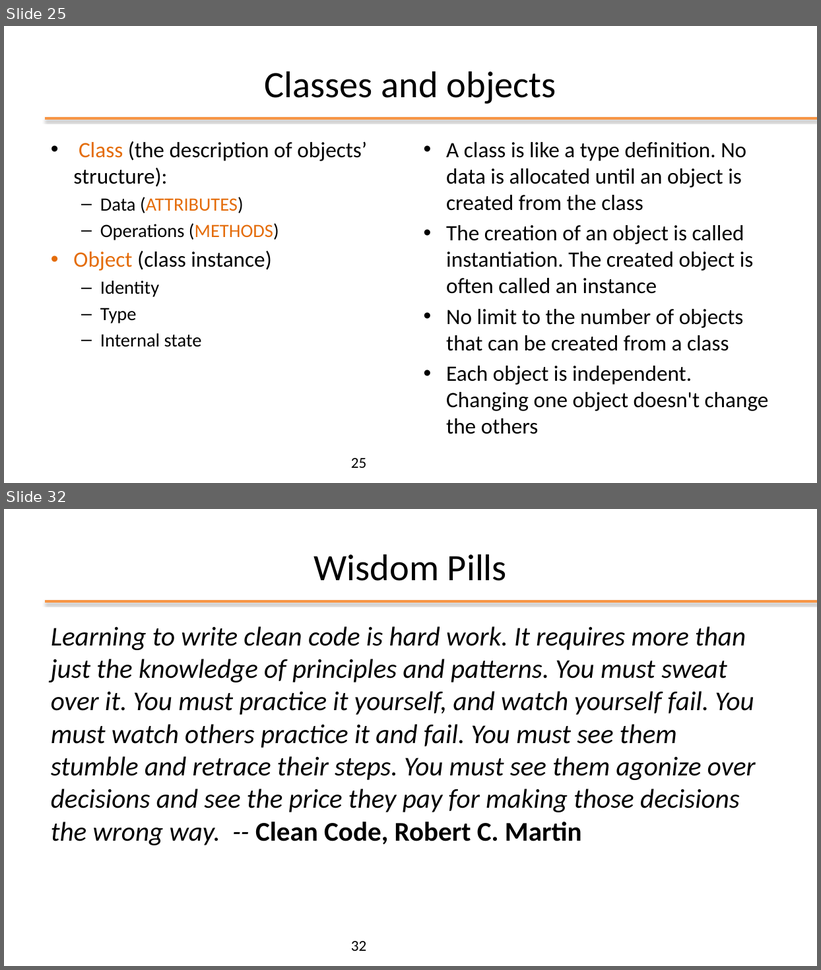
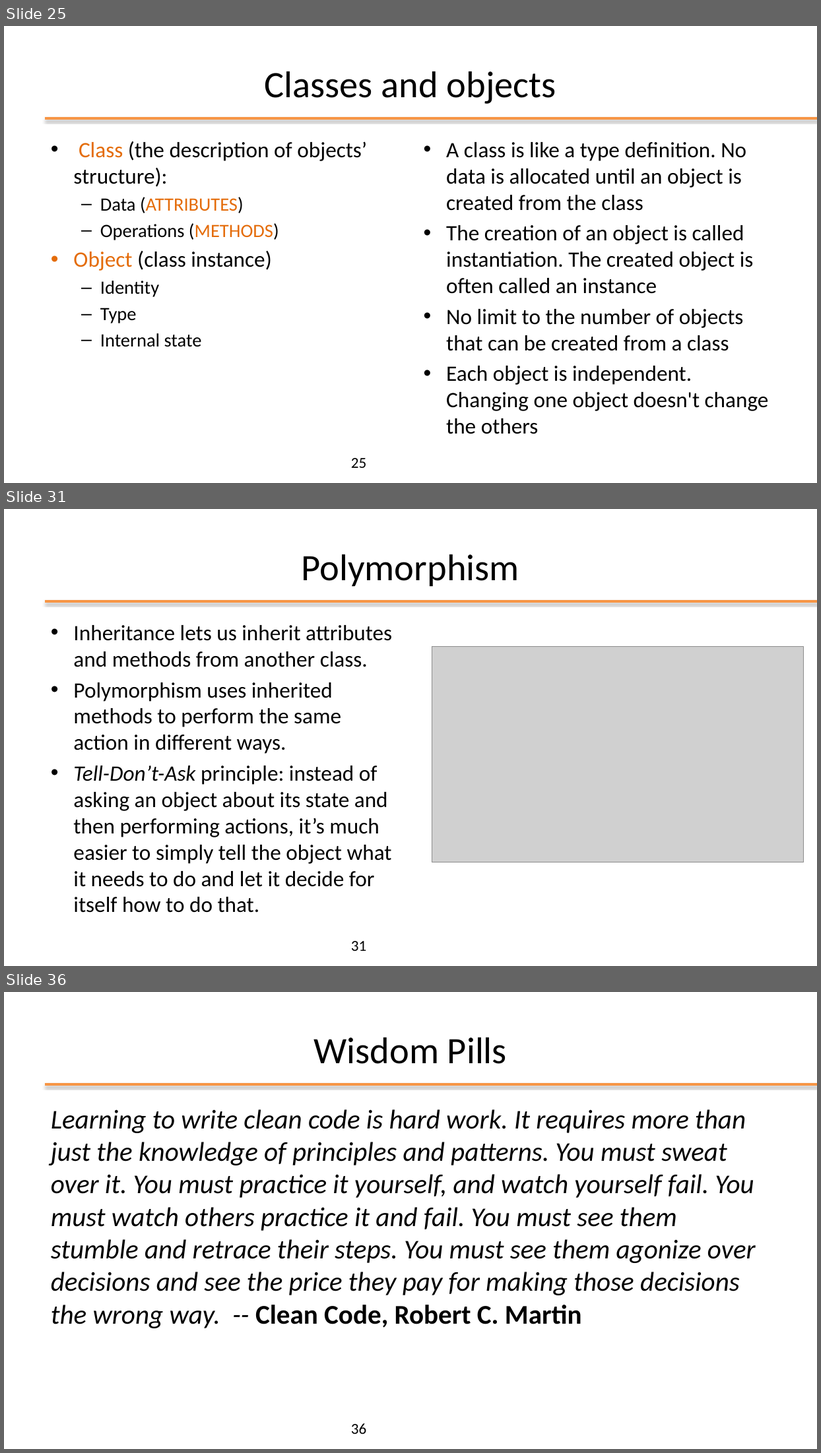
Before and after one commit to plctechnician/ooprogramming, a slide deck: java/slides/ppt/01 - Java From Functions to Objects.pptx. Shown one above the other, each under a label of ours: slides 25 and 32 before the commit, slides 25, 31 and 36 after it; the slides between them are not shown. The pictures are 821x970 and 821x1453 pixels, drawn with LibreOffice and Linux fonts; fonts in the diff are those of the drawing; grey boxes stand for pictures; background and template pictures are left out. Boxes give left, top, right and bottom in pixels: in the first picture for what was removed or moved away, otherwise in the second. Text is boxed around its words. In the diff, an @@ line names an element or a change of style, - is before the commit and + after.

```diff
--- a/java/slides/ppt/01 - Java From Functions to Objects.pptx
+++ b/java/slides/ppt/01 - Java From Functions to Objects.pptx
@@ slide 31 added at (x1=4, y1=509, x2=817, y2=966), background #FFFFFF; not listed: 1 template element that a slide beside it also shows @@
@@ title added at (x1=302, y1=554, x2=519, y2=586), 44 pt, text #000000 @@
+Polymorphism
@@ text added at (x1=73, y1=625, x2=392, y2=913), 25.9 pt, text #000000 @@
+• Inheritance lets us inherit attributes and methods from another class.
+• Polymorphism uses inherited methods to perform the same action in different ways.
+• Tell-Don’t-Ask principle: instead of asking an object about its state and then performing actions, it’s much easier to simply tell the object what it needs to do and let it decide for itself how to do that.
@@ picture added at (x1=432, y1=646, x2=805, y2=862) @@
@@ page number added at (x1=351, y1=941, x2=366, y2=951), 18 pt, text #000000 @@
+31
@@ what was slide 32 is now slide 36 @@
@@ page number at (x1=351, y1=1424, x2=366, y2=1434): text changed @@
-32
+36
```
Also in this commit, not shown: 4 slides changed, 7 other slides added, 4 slides removed, 4 other files.
